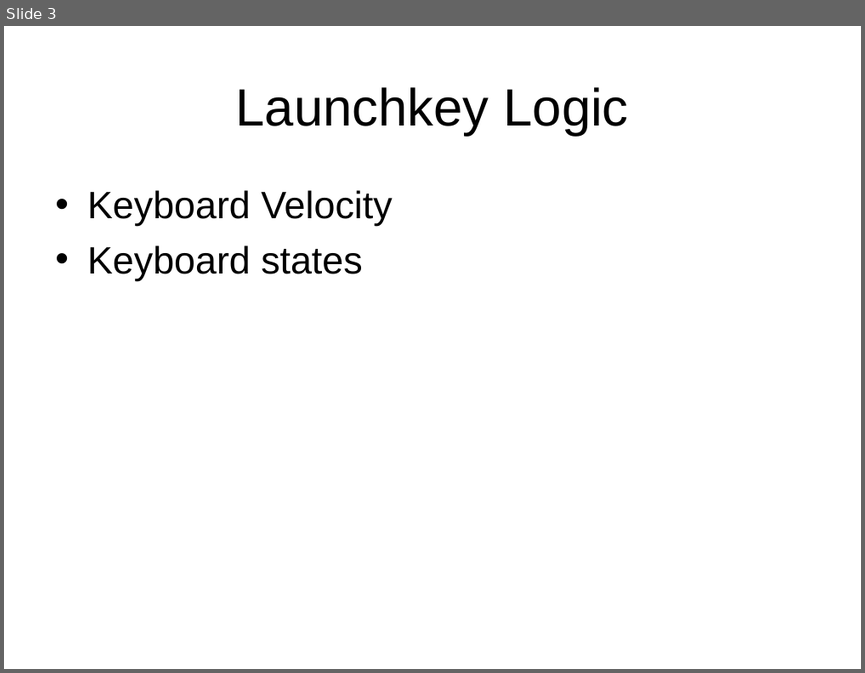
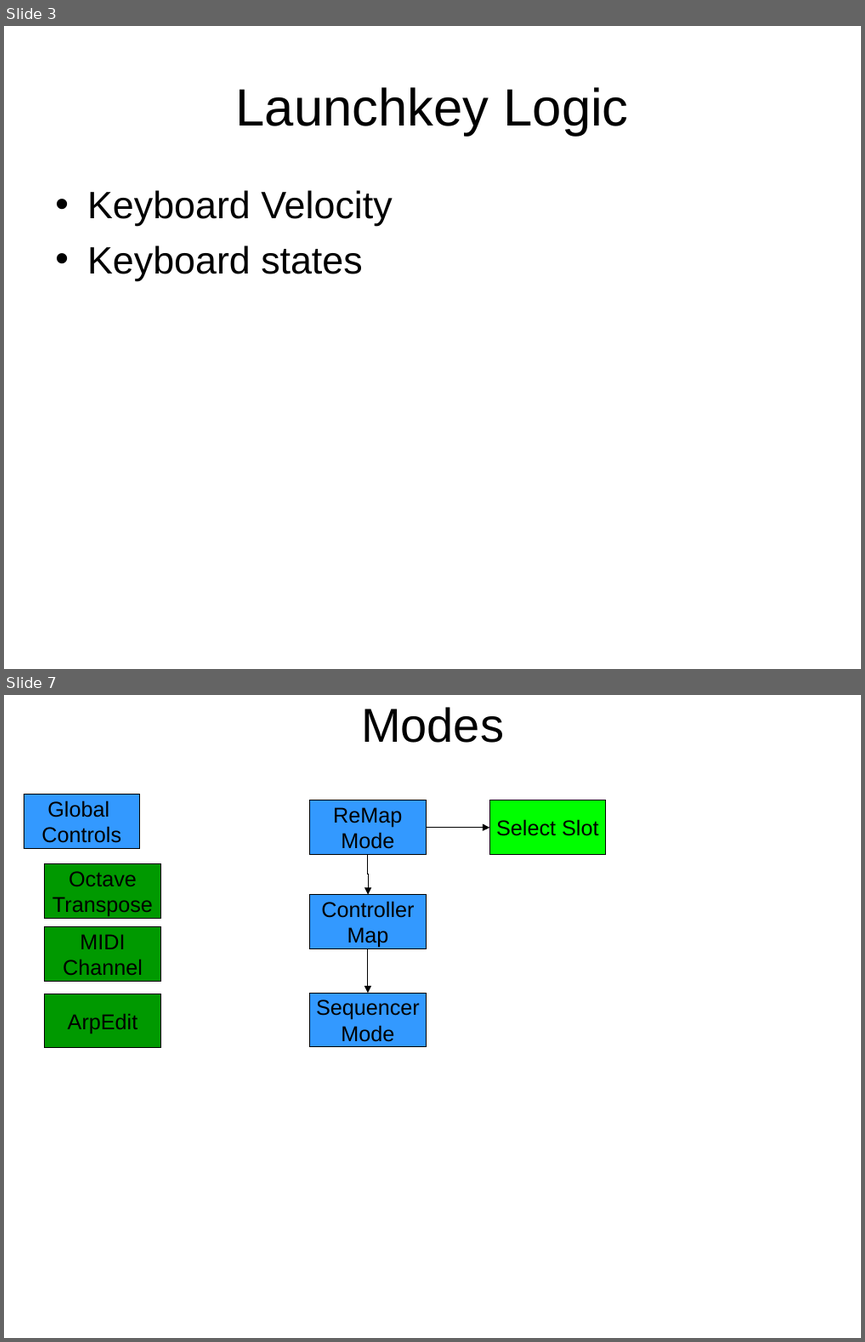
Before and after one commit to AdrianGin/NovationLaunchkey, a slide deck: NovationLaunchkey/res/TechDiagram.ppt. Shown one above the other, each under a label of ours: slide 3 before the commit, slides 3 and 7 after it; the slides between them are not shown. The pictures are 865x673 and 865x1342 pixels, drawn with LibreOffice and Linux fonts; fonts in the diff are those of the drawing. Boxes give left, top, right and bottom in pixels: in the first picture for what was removed or moved away, otherwise in the second. Text is boxed around its words. In the diff, an @@ line names an element or a change of style, - is before the commit and + after.

```diff
--- a/NovationLaunchkey/res/TechDiagram.ppt
+++ b/NovationLaunchkey/res/TechDiagram.ppt
@@ slide 7 added at <box>4,695,861,1338</box>, background #FFFFFF @@
@@ title added at <box>361,707,504,743</box>, 40 pt, text #000000 @@
+Modes
@@ rectangle added at <box>24,794,139,848</box>, fill #3399FF, outline #000000 0.74 pt, 18 pt, text #000000 @@
+Global
+Controls
@@ rectangle added at <box>310,800,426,854</box>, fill #3399FF, outline #000000 0.74 pt, 18 pt, text #000000 @@
+ReMap
+Mode
@@ rectangle added at <box>490,800,606,854</box>, fill #00FF00, outline #000000 0.74 pt, 18 pt, text #000000 @@
+Select Slot
@@ elbow arrow added from (426, 827) to (490, 828), #000000 0.74 pt @@
@@ rectangle added at <box>44,864,160,918</box>, fill #009900, outline #000000 0.74 pt, 18 pt, text #000000 @@
+Octave
+Transpose
@@ elbow arrow added from (367, 854) to (368, 895), #000000 0.74 pt @@
@@ rectangle added at <box>310,895,426,948</box>, fill #3399FF, outline #000000 0.74 pt, 18 pt, text #000000 @@
+Controller
+Map
@@ rectangle added at <box>44,926,160,981</box>, fill #009900, outline #000000 0.74 pt, 18 pt, text #000000 @@
+MIDI
+Channel
@@ elbow arrow added from (368, 948) to (368, 993), #000000 0.74 pt @@
@@ rectangle added at <box>44,993,160,1047</box>, fill #009900, outline #000000 0.74 pt, 18 pt, text #000000 @@
+ArpEdit
@@ rectangle added at <box>310,993,426,1046</box>, fill #3399FF, outline #000000 0.74 pt, 18 pt, text #000000 @@
+Sequencer
+Mode
```
Also in this commit, not shown: 1 slide changed, 4 other slides added, 5 other files.
